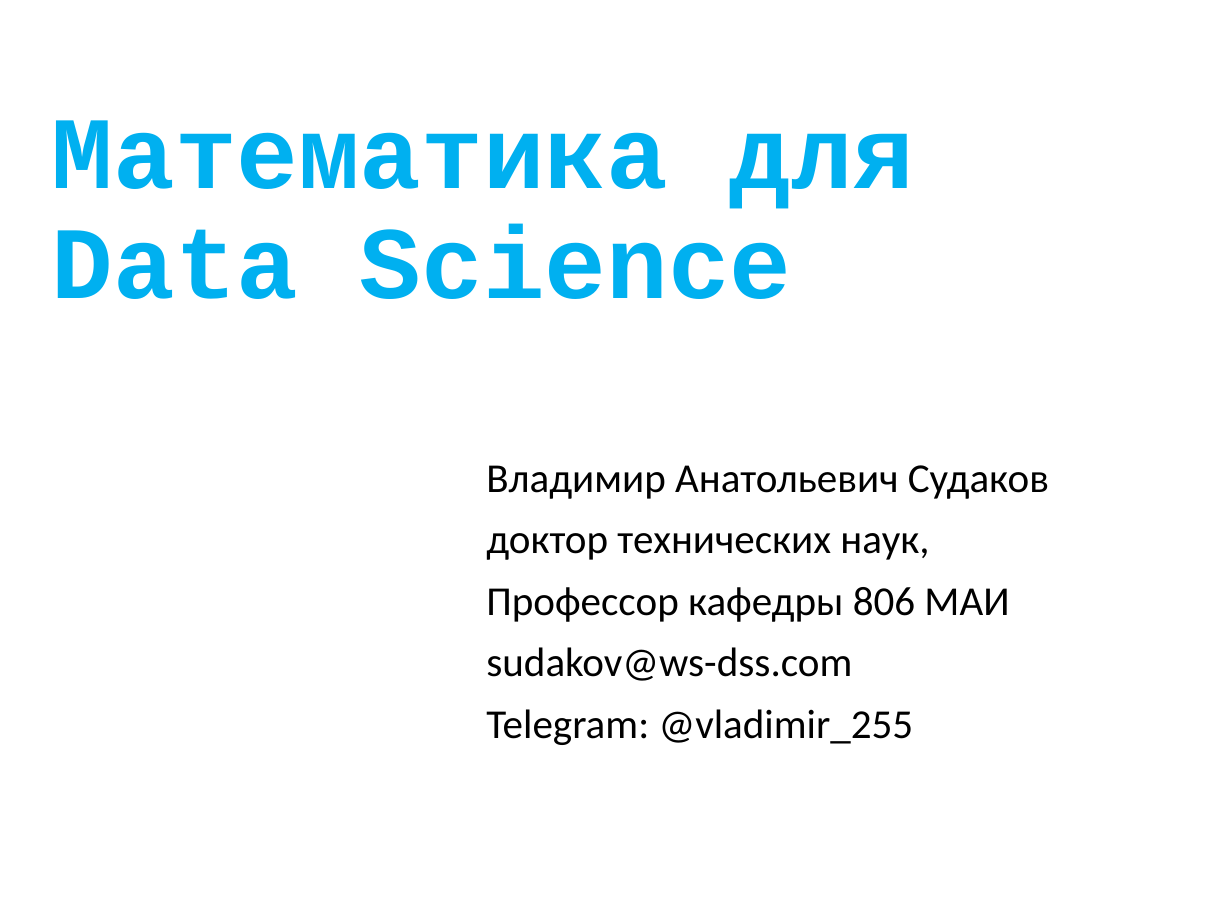
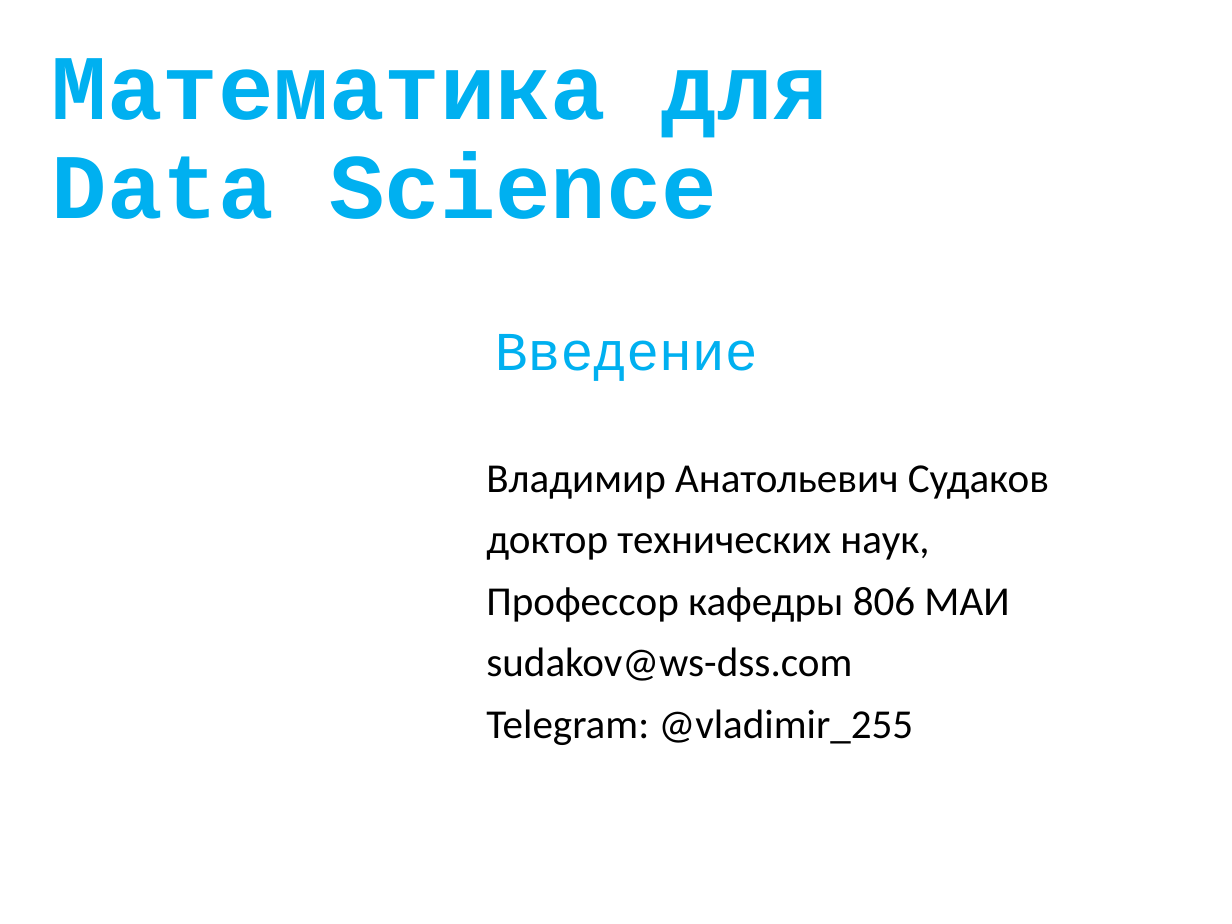
Before and after one commit to sudakov/math-for-ds, a slide deck: slide 1 of math_ds.pptx. Drawn at 1232x924 pixels with LibreOffice and Linux fonts; fonts in the diff are those of the drawing. Boxes give left, top, right and bottom in pixels: in the first picture for what was removed or moved away, otherwise in the second. Text is boxed around its words. In the diff, an @@ line names an element or a change of style, - is before the commit and + after.

```diff
--- a/math_ds.pptx
+++ b/math_ds.pptx
@@ title "Математика для Data Science" at bbox=[52, 58, 828, 219]: size 60 to 54 pt @@
@@ text added at bbox=[495, 334, 758, 381], 32 pt, text #00B0F0 @@
+Введение
```
Also in this commit, not shown: 1 other file.
